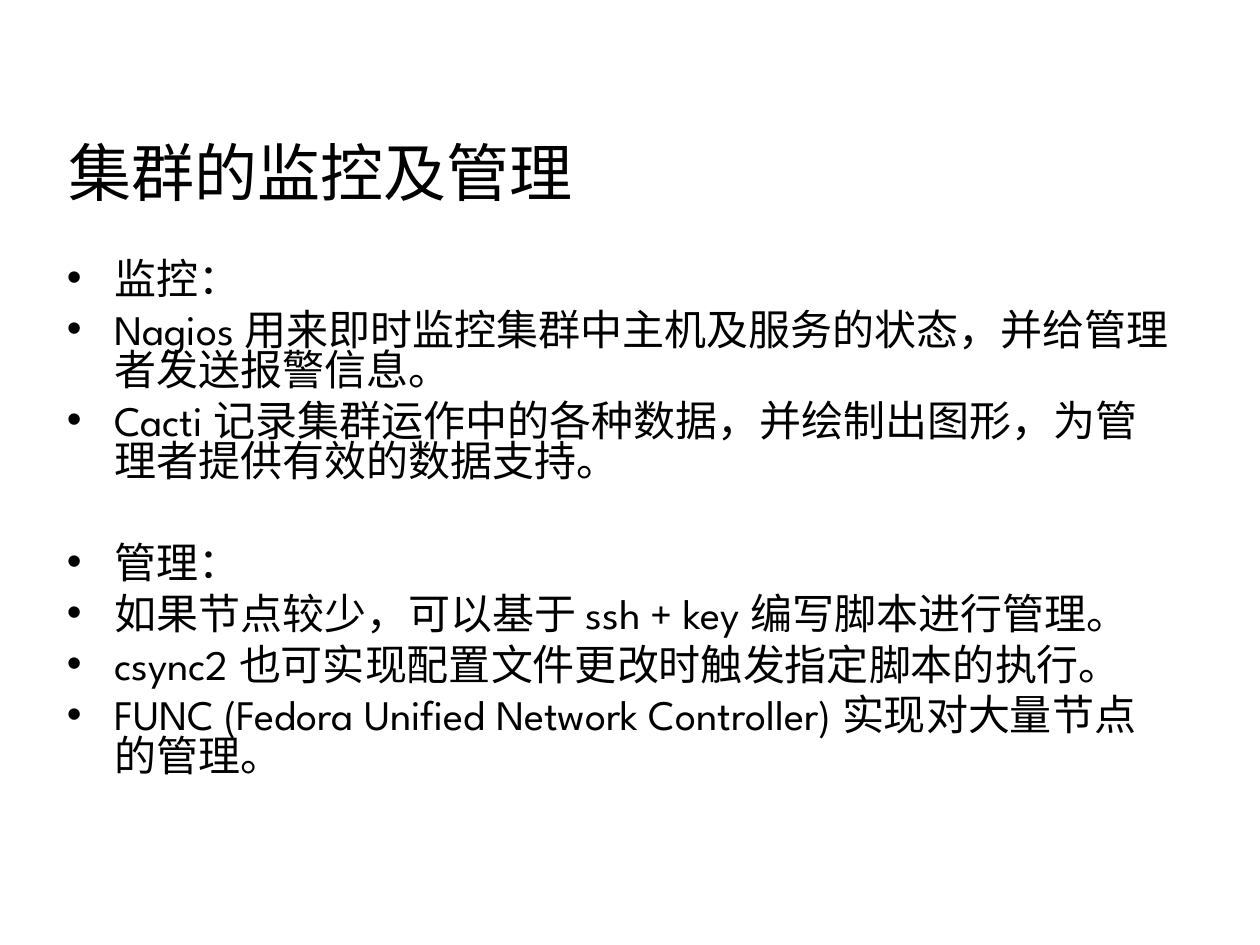
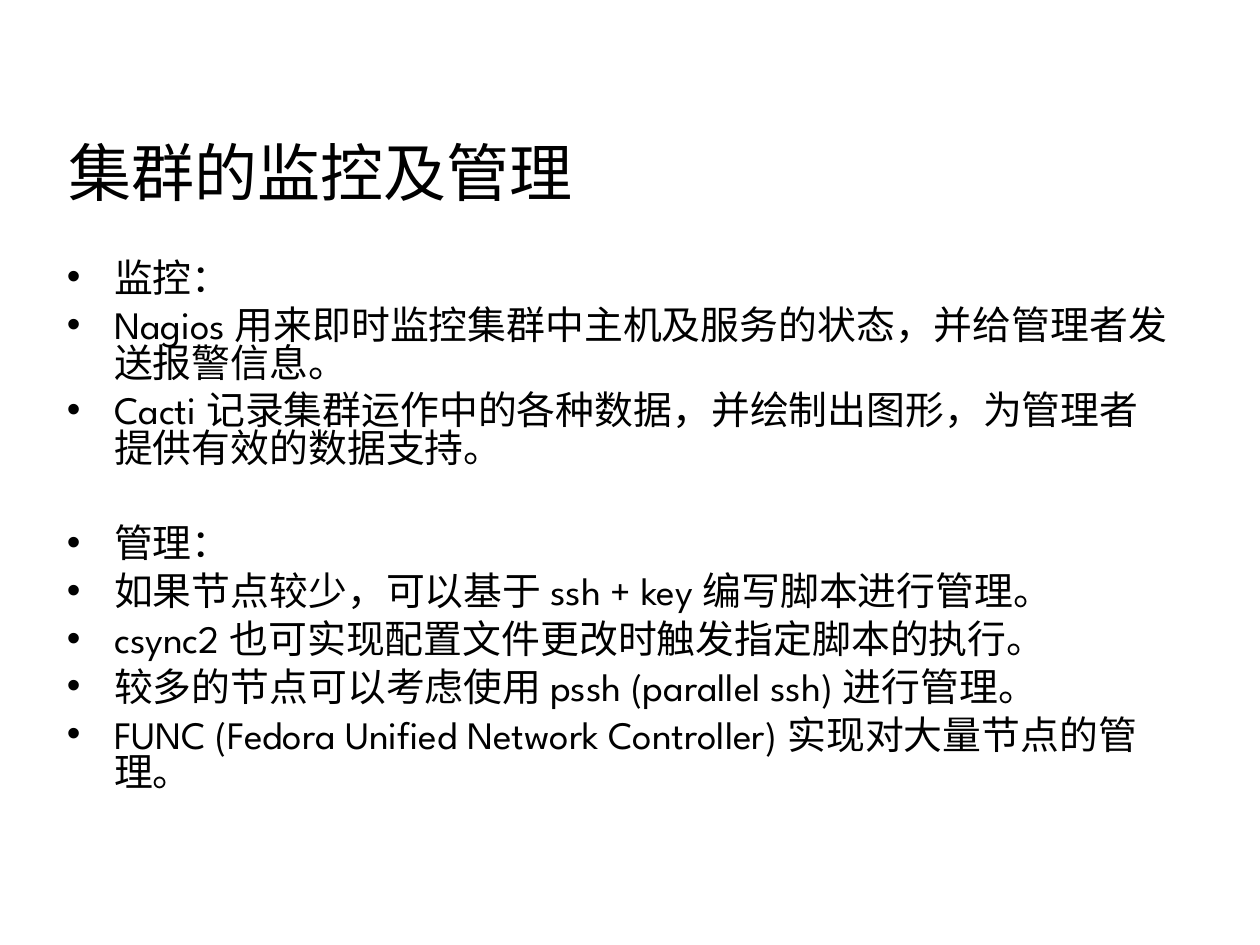
Before and after one commit to 7KjN3mHq/bluedata, a slide deck: slide 37 of system/01总览/架构/网站集群架构.ppt (slide 34 before the commit). Drawn at 1260x945 pixels with LibreOffice and Linux fonts; fonts in the diff are those of the drawing; background and template pictures are left out. Boxes give left, top, right and bottom in pixels: in the first picture for what was removed or moved away, otherwise in the second. Text is boxed around its words. In the diff, an @@ line names an element or a change of style, - is before the commit and + after.

```diff
--- a/system/01总览/架构/网站集群架构.ppt
+++ b/system/01总览/架构/网站集群架构.ppt
@@ text at bbox=[114, 259, 1167, 789]: size 24 to 22.2 pt in "监控：", "Nagios 用来即时监控集群中主机及服务的状态，并给管理者发送报警信息。", "Cacti 记录集群运作中的各种数据，并绘制出图形，为管理者提供有效的数据支持。", "管理：" and 3 more places @@
@@ text at bbox=[114, 668, 1037, 709]: paragraph added @@
+• 较多的节点可以考虑使用 pssh (parallel ssh) 进行管理。
```
Also in this commit, not shown: 9 other slides changed, 4 slides added, 3 other files.
